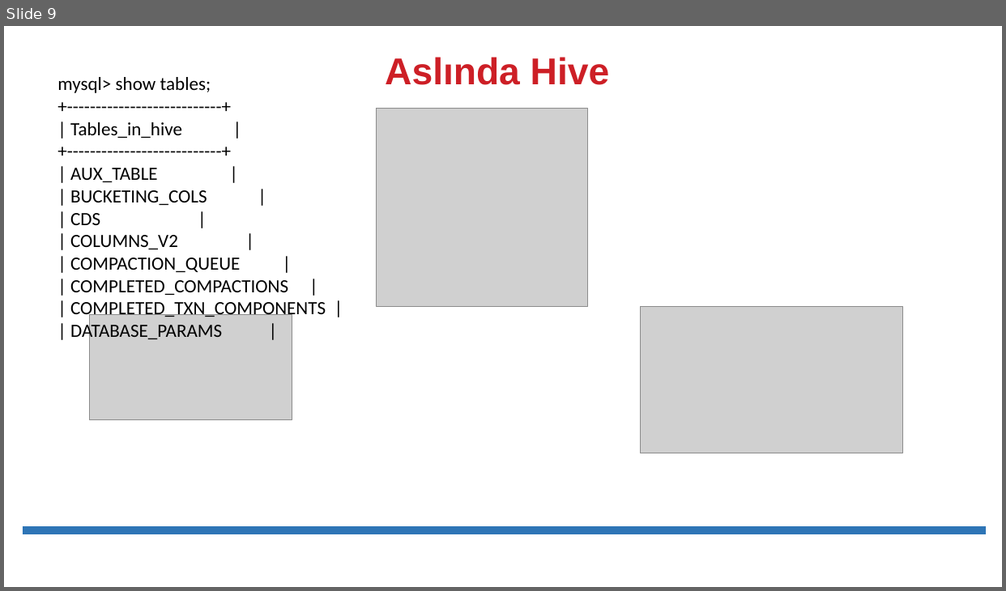
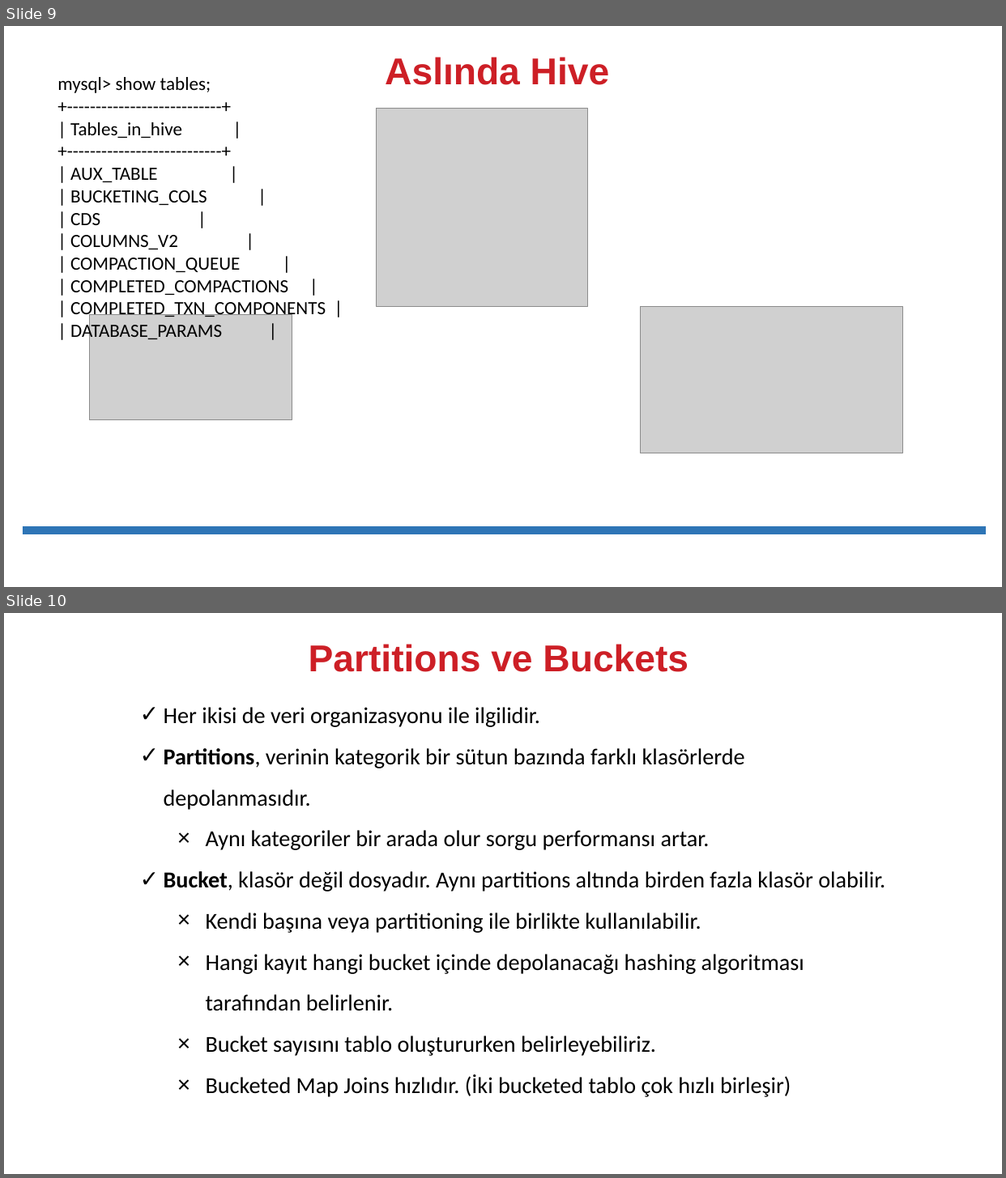
Before and after one commit to cengaarslan/hadoop-big-data, a slide deck: 04-Buyuk-Veri-Sorgulama/01_hive/01_apache_hive_teori.pptx. Shown one above the other, each under a label of ours: slide 9 before the commit, slides 9 and 10 after it. The pictures are 1006x591 and 1006x1178 pixels, drawn with LibreOffice and Linux fonts; fonts in the diff are those of the drawing; grey boxes stand for pictures. Boxes give left, top, right and bottom in pixels: in the first picture for what was removed or moved away, otherwise in the second. Text is boxed around its words. In the diff, an @@ line names an element or a change of style, - is before the commit and + after.

Commit message:
hive uygulama veri eklendi

```diff
--- a/04-Buyuk-Veri-Sorgulama/01_hive/01_apache_hive_teori.pptx
+++ b/04-Buyuk-Veri-Sorgulama/01_hive/01_apache_hive_teori.pptx
@@ slide 10 added at (4,613,1002,1174), background #FFFFFF @@
@@ title added at (309,644,688,672), 36 pt, text #CD1F26, bold @@
+Partitions ve Buckets
@@ text added at (164,707,885,1097), 22 pt, text #000000 @@
+✓ Her ikisi de veri organizasyonu ile ilgilidir.
+✓ Partitions, verinin kategorik bir sütun bazında farklı klasörlerde depolanmasıdır.
+  × Aynı kategoriler bir arada olur sorgu performansı artar.
+✓ Bucket, klasör değil dosyadır. Aynı partitions altında birden fazla klasör olabilir.
+  × Kendi başına veya partitioning ile birlikte kullanılabilir.
+  × Hangi kayıt hangi bucket içinde depolanacağı hashing algoritması tarafından belirlenir.
+  × Bucket sayısını tablo oluştururken belirleyebiliriz.
+  × Bucketed Map Joins hızlıdır. (İki bucketed tablo çok hızlı birleşir)
```
Also in this commit, not shown: 1 other slide added, 8 other files.
